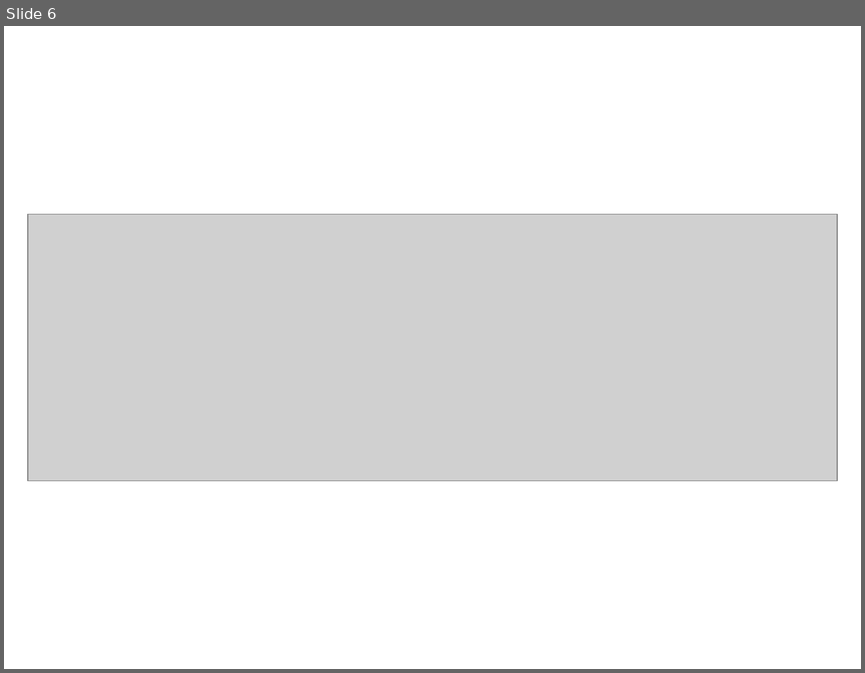
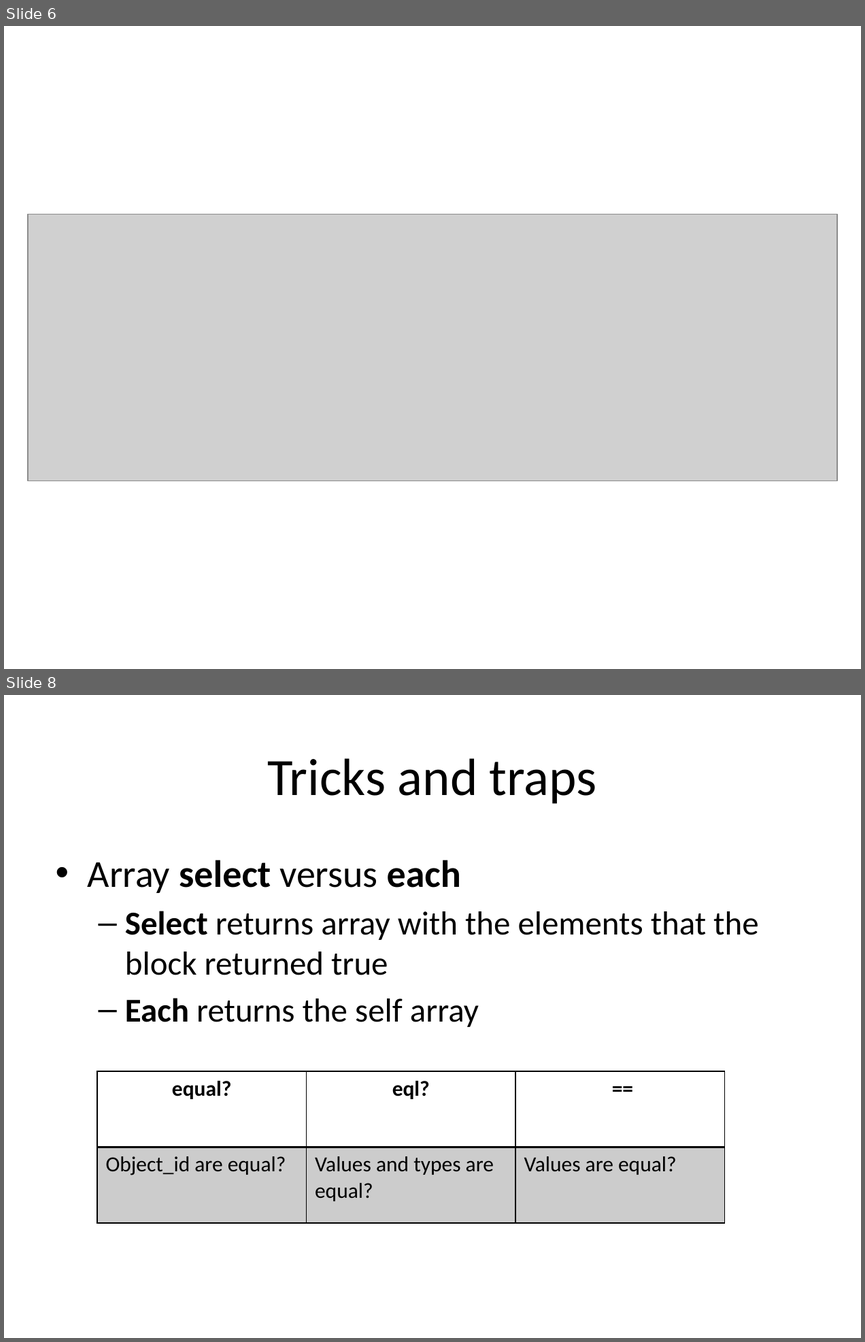
Before and after one commit to zfvit/learning_ruby, a slide deck: Ruby_preparation_exam.pptx. Shown one above the other, each under a label of ours: slide 6 before the commit, slides 6 and 8 after it; the slides between them are not shown. The pictures are 865x673 and 865x1342 pixels, drawn with LibreOffice and Linux fonts; fonts in the diff are those of the drawing; grey boxes stand for pictures. Boxes give left, top, right and bottom in pixels: in the first picture for what was removed or moved away, otherwise in the second. Text is boxed around its words. In the diff, an @@ line names an element or a change of style, - is before the commit and + after.

```diff
--- a/Ruby_preparation_exam.pptx
+++ b/Ruby_preparation_exam.pptx
@@ slide 8 added at (4, 695, 861, 1338), background #FFFFFF @@
@@ title added at (267, 758, 597, 804), 44 pt, text #000000 @@
+Tricks and traps
@@ text added at (88, 860, 758, 1027), 28 pt, text #000000 @@
+• Array select versus each
+  – Select returns array with the elements that the block returned true
+  – Each returns the self array
@@ table added at (97, 1071, 725, 1223), 2 rows, 3 columns @@
+equal? | eql? | ==
+Object_id are equal? | Values and types are equal? | Values are equal?
```
Also in this commit, not shown: 2 other slides added.
